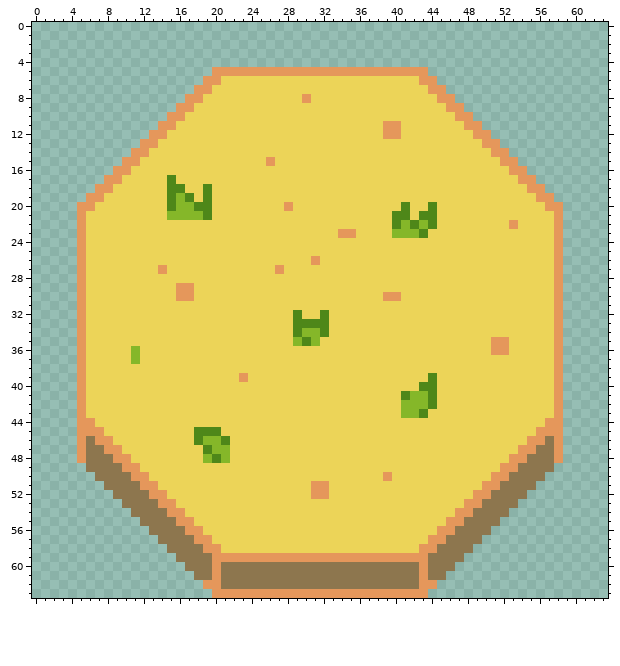
Two states of a pixel-art sprite, public/assets/Tiles/Plains/Platform/sheet4.png. That is the earlier state.
The file is 64x64 pixels.
After:
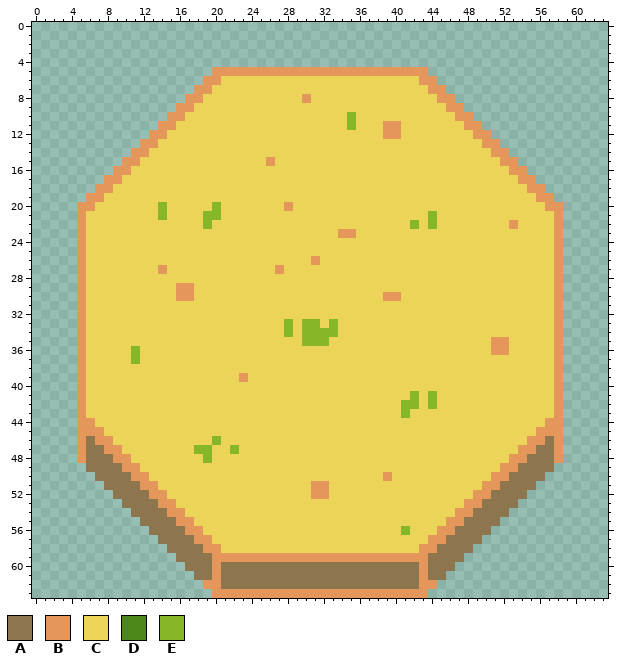
Palette (. is transparent): A #8d764e  B #e5975b  C #ecd458  D #4e8719  E #85b729
What changed:
@@ x 33..37 @@
  9 CCCCC
-10 CCCCC
-11 CCCCC
+10 CCECC
+11 CCECC
 12 CCCCC
@@ x 12..46 @@
 16 CCCCCCCCCCCCCCCCCCCCCCCCCCCCCCCCCCC
-17 CCCDCCCCCCCCCCCCCCCCCCCCCCCCCCCCCCC
-18 CCCDDCCDCCCCCCCCCCCCCCCCCCCCCCCCCCC
-19 CCCDEDCDCCCCCCCCCCCCCCCCCCCCCCCCCCC
-20 CCCDEEDDCCCCCCCCBCCCCCCCCCCCCDCCDCC
-21 CCCEEEEDCCCCCCCCCCCCCCCCCCCCDDCDDCC
-22 CCCCCCCCCCCCCCCCCCCCCCCCCCCCDEDEDCC
-23 CCCCCCCCCCCCCCCCCCCCCCBBCCCCEEEDCCC
+17 CCCCCCCCCCCCCCCCCCCCCCCCCCCCCCCCCCC
+18 CCCCCCCCCCCCCCCCCCCCCCCCCCCCCCCCCCC
+19 CCCCCCCCCCCCCCCCCCCCCCCCCCCCCCCCCCC
+20 CCECCCCCECCCCCCCBCCCCCCCCCCCCCCCCCC
+21 CCECCCCEECCCCCCCCCCCCCCCCCCCCCCCECC
+22 CCCCCCCECCCCCCCCCCCCCCCCCCCCCCECECC
+23 CCCCCCCCCCCCCCCCCCCCCCBBCCCCCCCCCCC
 24 CCCCCCCCCCCCCCCCCCCCCCCCCCCCCCCCCCC
@@ x 26..35 @@
 31 CCCCCCCCCC
-32 CCCDCCDCCC
-33 CCCDDDDCCC
-34 CCCDEEDCCC
-35 CCCEDECCCC
+32 CCCCCCCCCC
+33 CCECEECECC
+34 CCECEEEECC
+35 CCCCEEECCC
 36 CCCCCCCCCC
@@ x 16..46 @@
 38 CCCCCCCCCCCCCCCCCCCCCCCCCCCCCCC
-39 CCCCCCCBCCCCCCCCCCCCCCCCCCCCDCC
-40 CCCCCCCCCCCCCCCCCCCCCCCCCCCDDCC
-41 CCCCCCCCCCCCCCCCCCCCCCCCCDEEDCC
-42 CCCCCCCCCCCCCCCCCCCCCCCCCEEEDCC
-43 CCCCCCCCCCCCCCCCCCCCCCCCCEEDCCC
+39 CCCCCCCBCCCCCCCCCCCCCCCCCCCCCCC
+40 CCCCCCCCCCCCCCCCCCCCCCCCCCCCCCC
+41 CCCCCCCCCCCCCCCCCCCCCCCCCCECECC
+42 CCCCCCCCCCCCCCCCCCCCCCCCCEECECC
+43 CCCCCCCCCCCCCCCCCCCCCCCCCECCCCC
 44 CCCCCCCCCCCCCCCCCCCCCCCCCCCCCCC
-45 CCDDDCCCCCCCCCCCCCCCCCCCCCCCCCC
-46 CCDEEDCCCCCCCCCCCCCCCCCCCCCCCCC
-47 CCCDEECCCCCCCCCCCCCCCCCCCCCCCCC
-48 CCCEDECCCCCCCCCCCCCCCCCCCCCCCCC
+45 CCCCCCCCCCCCCCCCCCCCCCCCCCCCCCC
+46 CCCCECCCCCCCCCCCCCCCCCCCCCCCCCC
+47 CCEECCECCCCCCCCCCCCCCCCCCCCCCCC
+48 CCCECCCCCCCCCCCCCCCCCCCCCCCCCCC
 49 CCCCCCCCCCCCCCCCCCCCCCCCCCCCCCC
@@ x 39..43 @@
 55 CCCCC
-56 CCCCC
+56 CCECC
 57 CCCCC
Where, in picture pixels (left, top, right, bottom), the same in both pictures:
changed: (347, 112, 356, 130)
changed: (158, 175, 221, 229)
changed: (392, 202, 437, 238)
changed: (284, 310, 338, 346)
changed: (401, 373, 437, 418)
changed: (194, 427, 239, 463)
changed: (401, 526, 410, 535)
